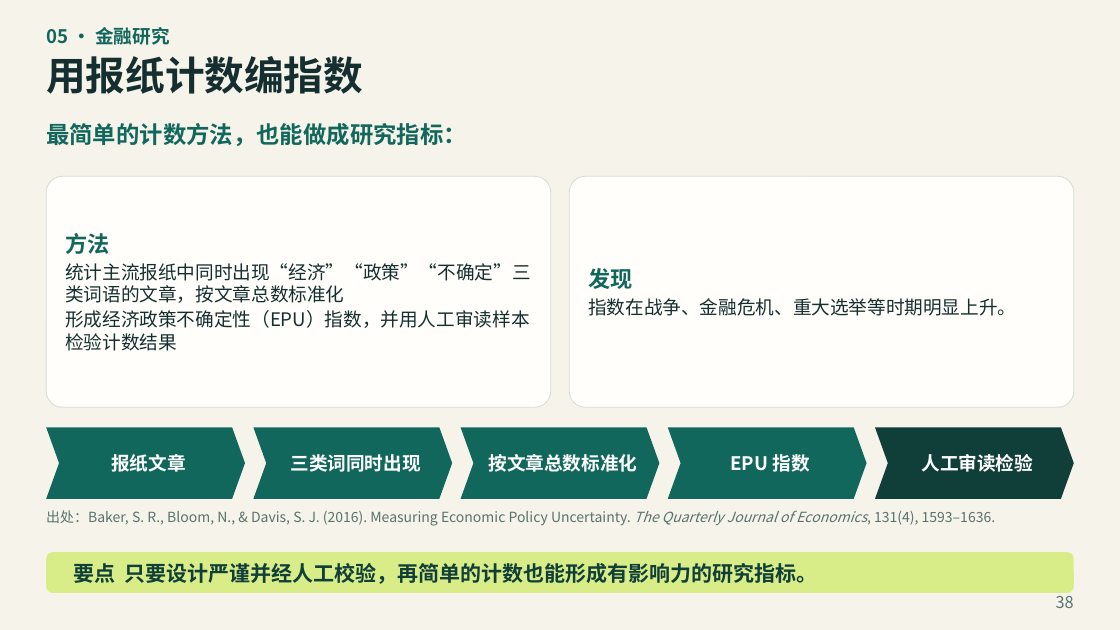
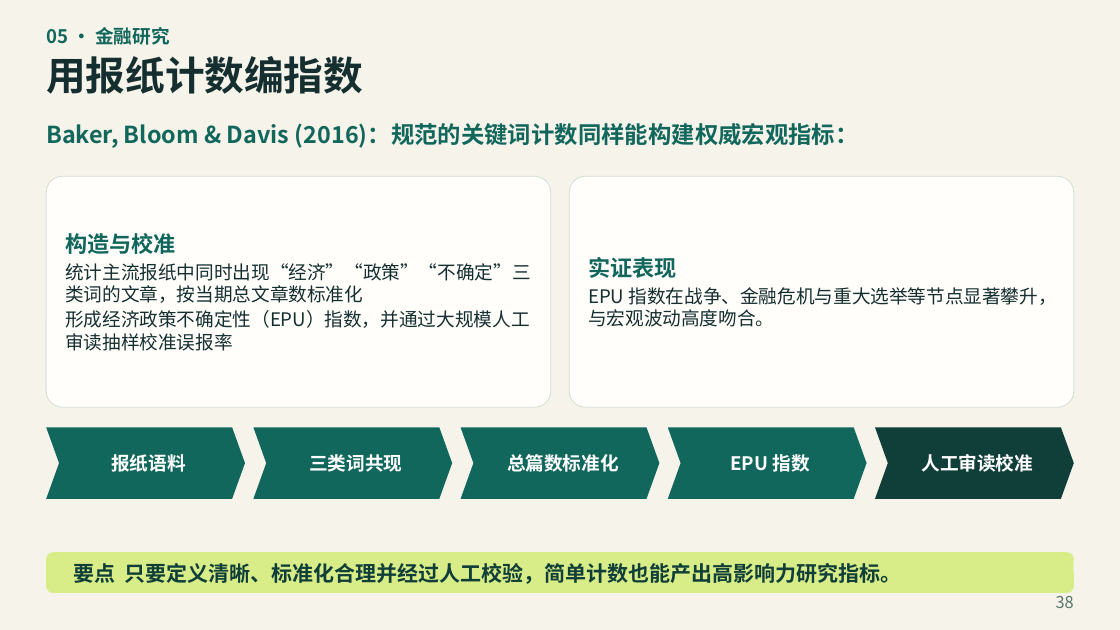
Before and after one commit to jefeerzhang/jefeerzhang.github.io, a slide deck: slide 38 of courses/big-data-finance/text-analysis/文本分析教学PPT.pptx. Drawn at 1120x630 pixels with LibreOffice and Linux fonts; fonts in the diff are those of the drawing. Boxes give left, top, right and bottom in pixels: in the first picture for what was removed or moved away, otherwise in the second. Text is boxed around its words. In the diff, an @@ line names an element or a change of style, - is before the commit and + after.

Commit message:
fix(文本分析): 修正课件概念与互动演示
纠正主题模型、词频和金融文献的表述，修复互动页关键词按钮，并同步课件 PDF 与 PPTX。

```diff
--- a/courses/big-data-finance/text-analysis/文本分析教学PPT.pptx
+++ b/courses/big-data-finance/text-analysis/文本分析教学PPT.pptx
@@ text at (x1=46, y1=123, x2=859, y2=148): text changed @@
-最简单的计数方法，也能做成研究指标：
+Baker, Bloom & Davis (2016)：规范的关键词计数同样能构建权威宏观指标：
@@ text in rounded rectangle at (x1=65, y1=233, x2=531, y2=351): text changed @@
-方法
-统计主流报纸中同时出现“经济”“政策”“不确定”三类词语的文章，按文章总数标准化
-形成经济政策不确定性（EPU）指数，并用人工审读样本检验计数结果
+构造与校准
+统计主流报纸中同时出现“经济”“政策”“不确定”三类词的文章，按当期总文章数标准化
+形成经济政策不确定性（EPU）指数，并通过大规模人工审读抽样校准误报率
@@ text in rounded rectangle at (x1=588, y1=257, x2=1057, y2=327): text changed @@
-发现
-指数在战争、金融危机、重大选举等时期明显上升。
+实证表现
+EPU 指数在战争、金融危机与重大选举等节点显著攀升，与宏观波动高度吻合。
@@ text in chevron at (x1=111, y1=454, x2=186, y2=472): text changed @@
-报纸文章
+报纸语料
@@ text in chevron at (x1=309, y1=454, x2=402, y2=472): text changed @@
-三类词同时出现
+三类词共现
@@ text in chevron at (x1=507, y1=454, x2=619, y2=472): text changed @@
-按文章总数标准化
+总篇数标准化
@@ text in chevron at (x1=921, y1=454, x2=1033, y2=472): text changed @@
-人工审读检验
+人工审读校准
@@ text removed at (x1=46, y1=510, x2=996, y2=526) @@
-出处：Baker, S. R., Bloom, N., & Davis, S. J. (2016). Measuring Economic Policy Uncertainty. The Quarterly Journal of Economics, 131(4), 1593–1636.
@@ text in rounded rectangle at (x1=73, y1=563, x2=902, y2=584): text changed @@
-要点 只要设计严谨并经人工校验，再简单的计数也能形成有影响力的研究指标。
+要点 只要定义清晰、标准化合理并经过人工校验，简单计数也能产出高影响力研究指标。
```
Also in this commit, not shown: 40 other slides changed, 3 other files.
